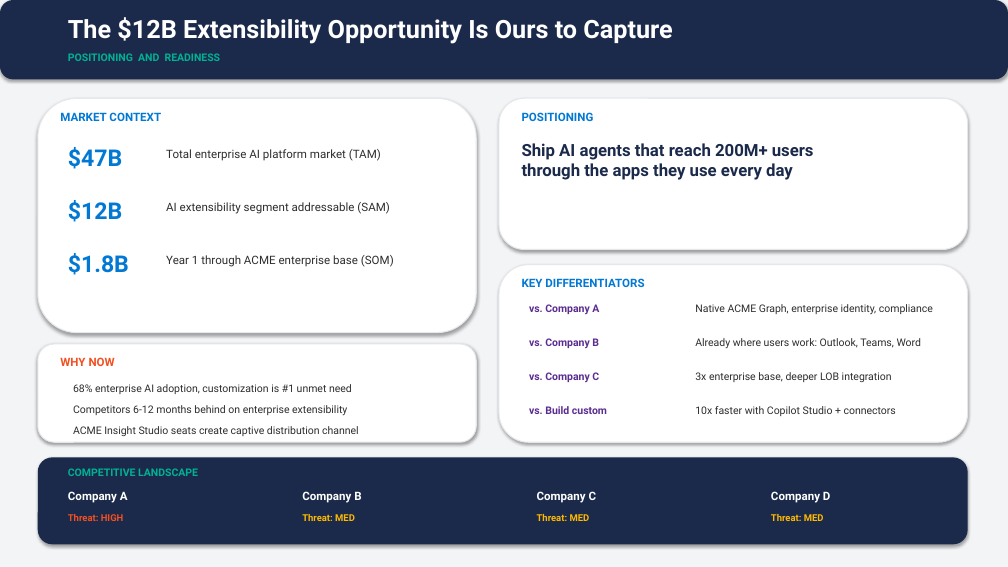
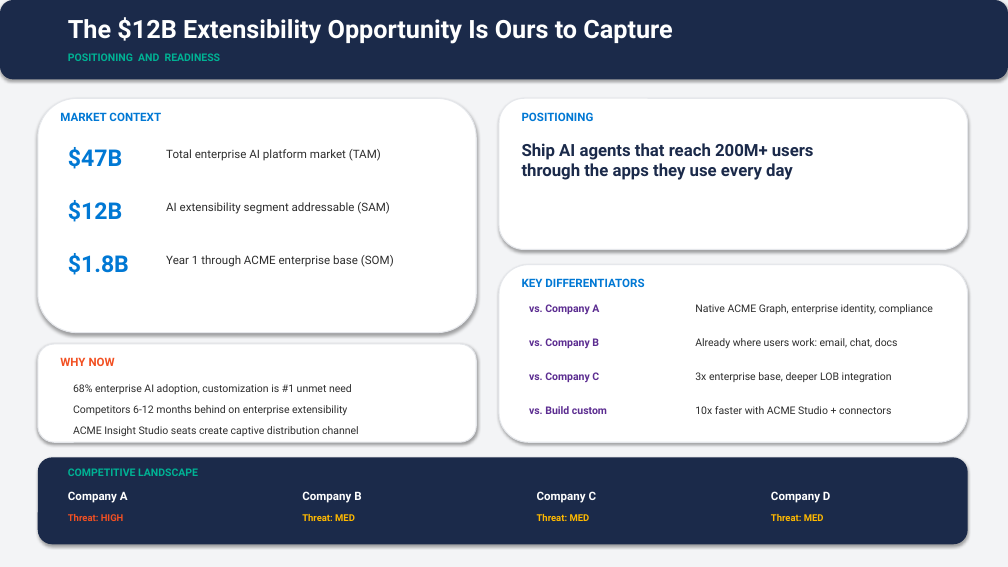
Before and after one commit to varunk130/ai-gtm-skill-library, a slide deck: slide 2 of samples/gtm-plan-acme-insight-studio.pptx. Drawn at 1008x567 pixels with LibreOffice and Linux fonts; fonts in the diff are those of the drawing. Boxes give left, top, right and bottom in pixels: in the first picture for what was removed or moved away, otherwise in the second. Text is boxed around its words. In the diff, an @@ line names an element or a change of style, - is before the commit and + after.

Commit message:
Regenerate ACME .docx and .pptx with Microsoft brand references removed

```diff
--- a/samples/gtm-plan-acme-insight-studio.pptx
+++ b/samples/gtm-plan-acme-insight-studio.pptx
@@ text at box(695, 338, 898, 348): text changed @@
-Already where users work: Outlook, Teams, Word
+Already where users work: email, chat, docs
@@ text at box(695, 406, 891, 414): text changed @@
-10x faster with Copilot Studio + connectors
+10x faster with ACME Studio + connectors
```
Also in this commit, not shown: 1 other file.
